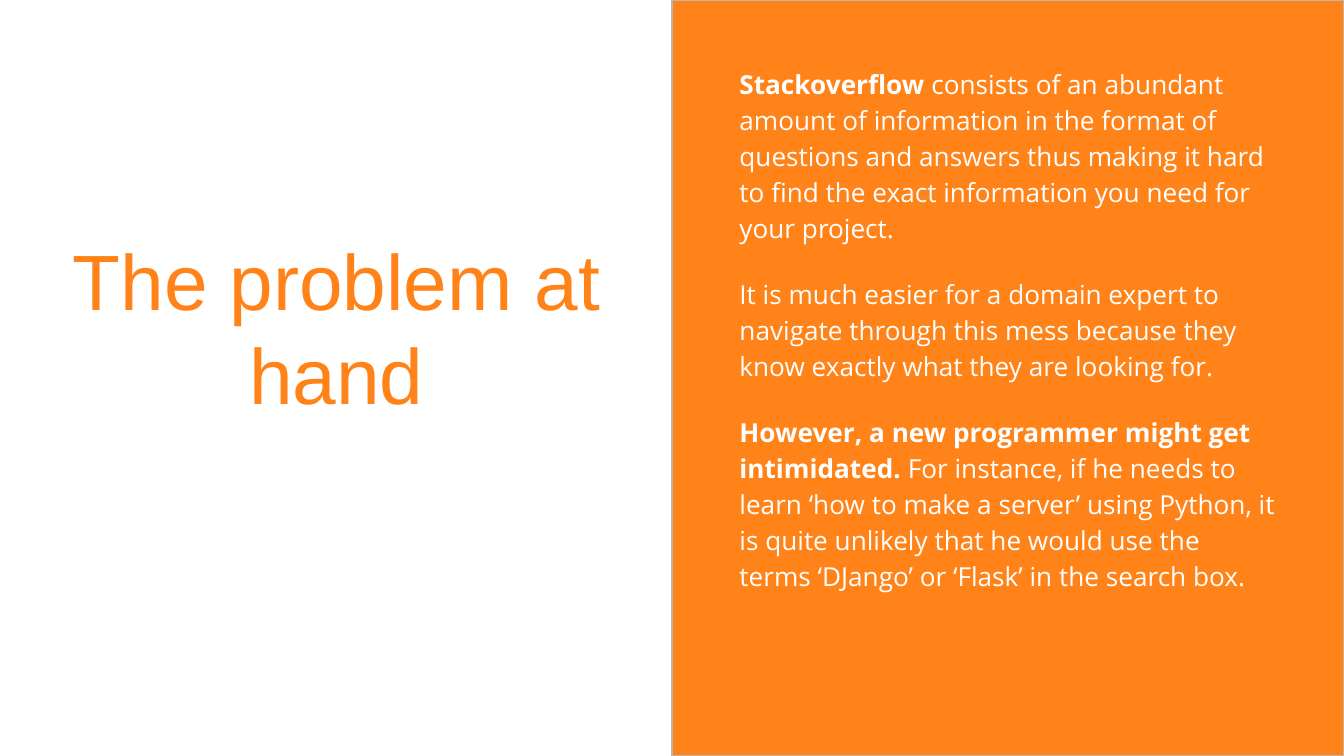
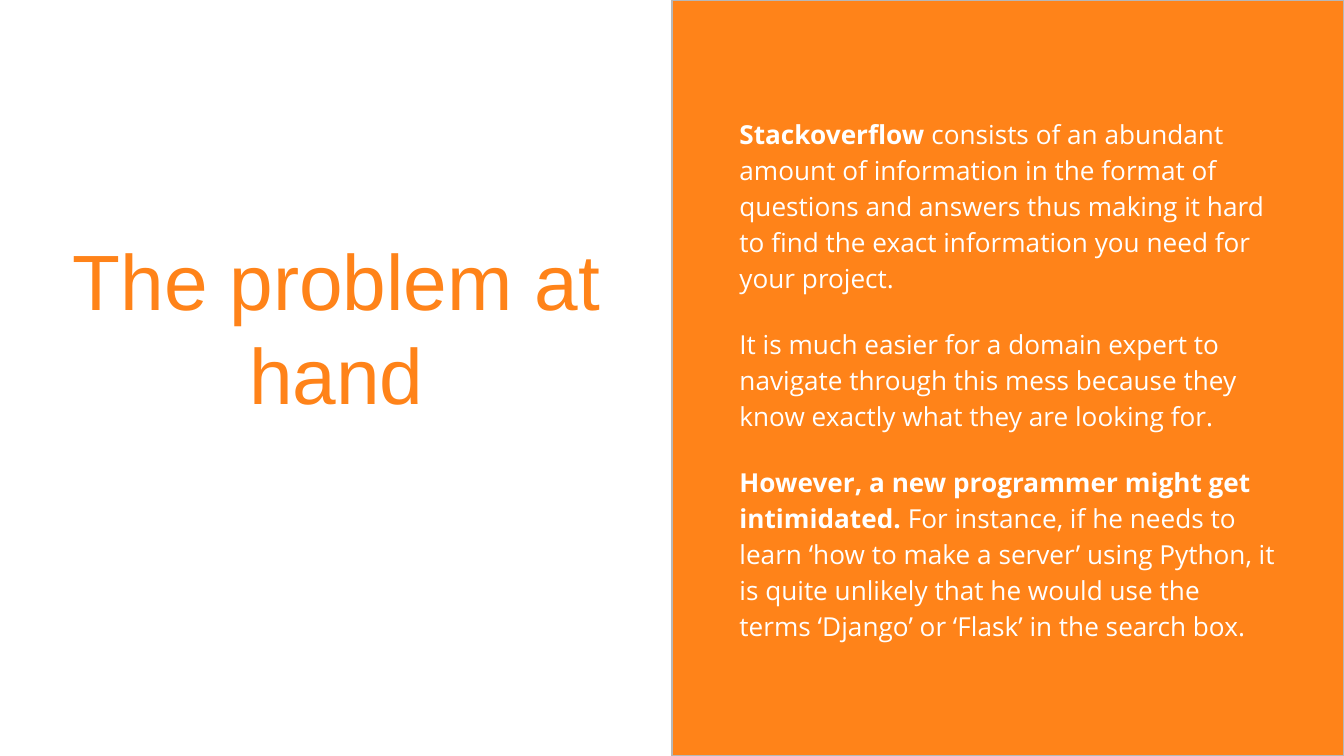
Before and after one commit to agrawal-rohit/stackoverflow-semantic-search, a slide deck: slide 3 of IBM Hack Presentation.pptx. Drawn at 1344x756 pixels with LibreOffice and Linux fonts; fonts in the diff are those of the drawing. Boxes give left, top, right and bottom in pixels: in the first picture for what was removed or moved away, otherwise in the second. Text is boxed around its words. In the diff, an @@ line names an element or a change of style, - is before the commit and + after.

```diff
--- a/IBM Hack Presentation.pptx
+++ b/IBM Hack Presentation.pptx
@@ text "Stackoverflow consists of an abundant ...": place and size @@
-text "Stackoverflow consists of an abundant ..." at bbox=[739, 74, 1275, 593]
+text "Stackoverflow consists of an abundant ..." at bbox=[739, 124, 1275, 643]
@@ text at bbox=[739, 472, 1275, 643]: text changed @@
-However, a new programmer might get intimidated. For instance, if he needs to learn ‘how to make a server’ using Python, it is quite unlikely that he would use the terms ‘DJango’ or ‘Flask’ in the search box.
+However, a new programmer might get intimidated. For instance, if he needs to learn ‘how to make a server’ using Python, it is quite unlikely that he would use the terms ‘Django’ or ‘Flask’ in the search box.
```
Also in this commit, not shown: 3 other slides changed, 3 slides added, 9 other files.
